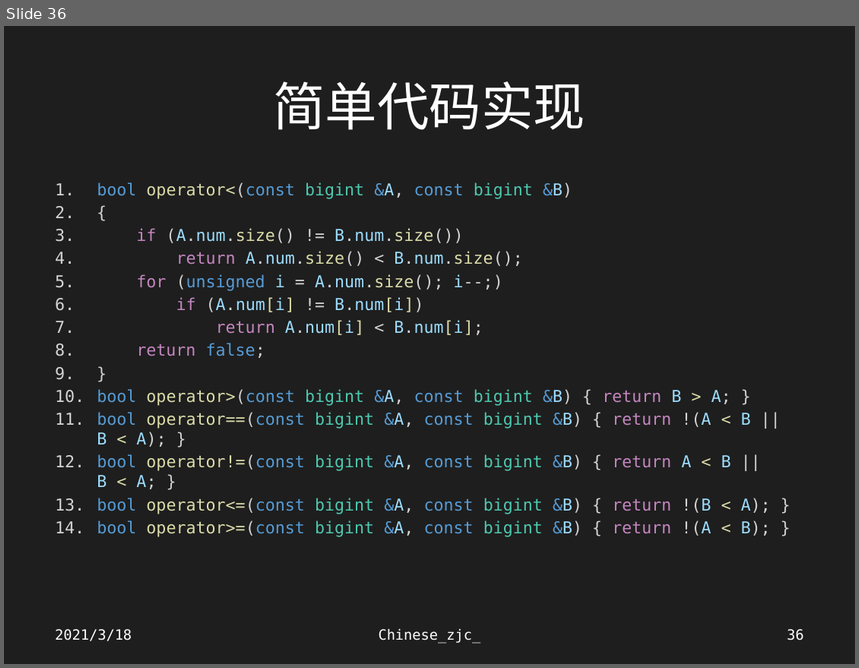
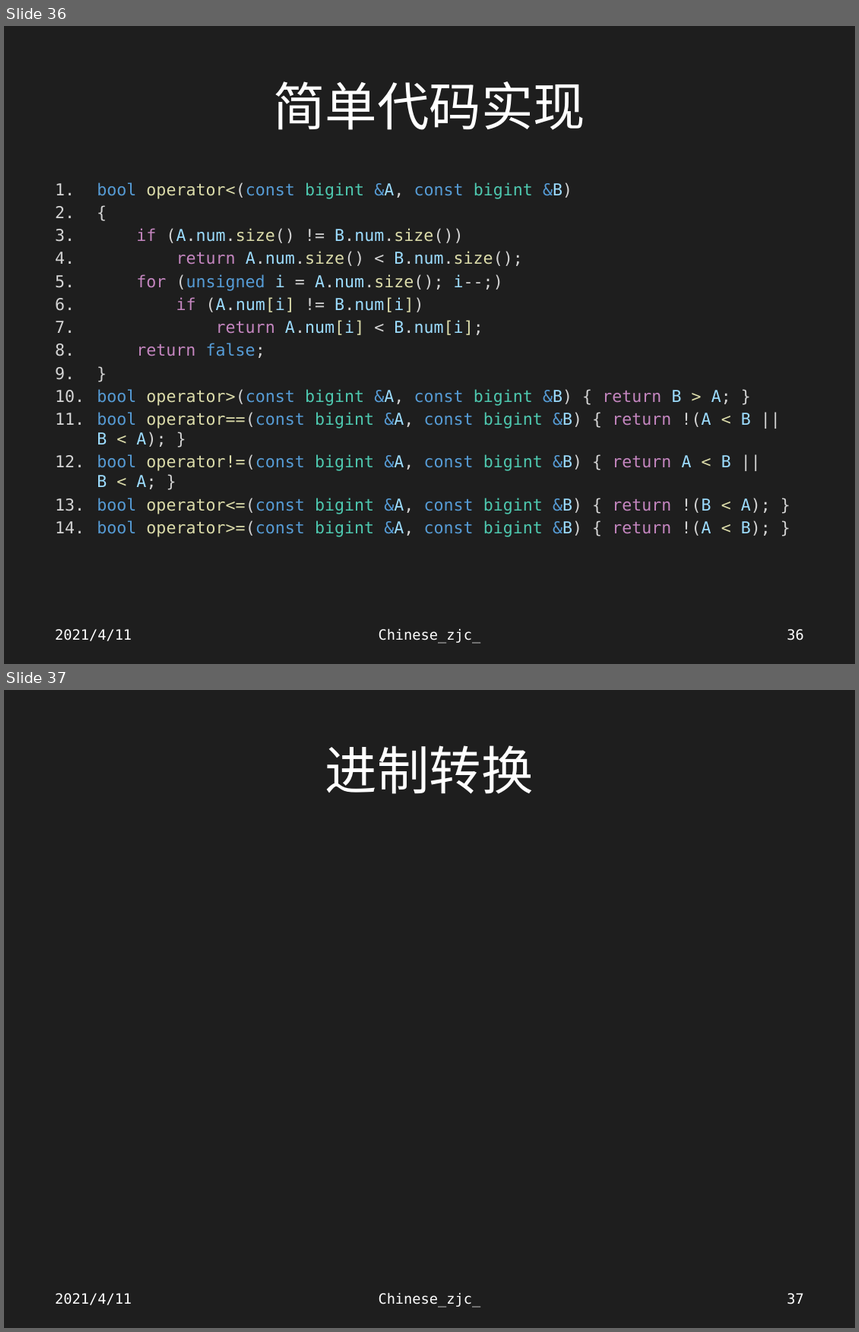
Before and after one commit to Chinesezjc/Solved-Problems, a slide deck: 高精度.pptx. Shown one above the other, each under a label of ours: slide 36 before the commit, slides 36 and 37 after it. The pictures are 859x668 and 859x1332 pixels, drawn with LibreOffice and Linux fonts; fonts in the diff are those of the drawing; grey boxes stand for pictures. Boxes give left, top, right and bottom in pixels: in the first picture for what was removed or moved away, otherwise in the second. Text is boxed around its words. In the diff, an @@ line names an element or a change of style, - is before the commit and + after.

```diff
--- a/高精度.pptx
+++ b/高精度.pptx
@@ slide 37 added at [4,690,855,1328], background #1E1E1E @@
@@ title added at [325,745,534,794], 44 pt, text #FFFFFF @@
+进制转换
@@ text added at [55,1293,132,1306], 12 pt, text #FFFFFF @@
+2021/4/11
@@ text added at [379,1293,481,1308], 12 pt, text #FFFFFF @@
+Chinese_zjc_
@@ page number added at [787,1293,804,1305], 12 pt, text #FFFFFF @@
+37
@@ slide 36 changed as well @@
@@ text at [55,629,132,642]: text changed @@
-2021/3/18
+2021/4/11
```
Also in this commit, not shown: 64 other slides changed, 39 other files.
